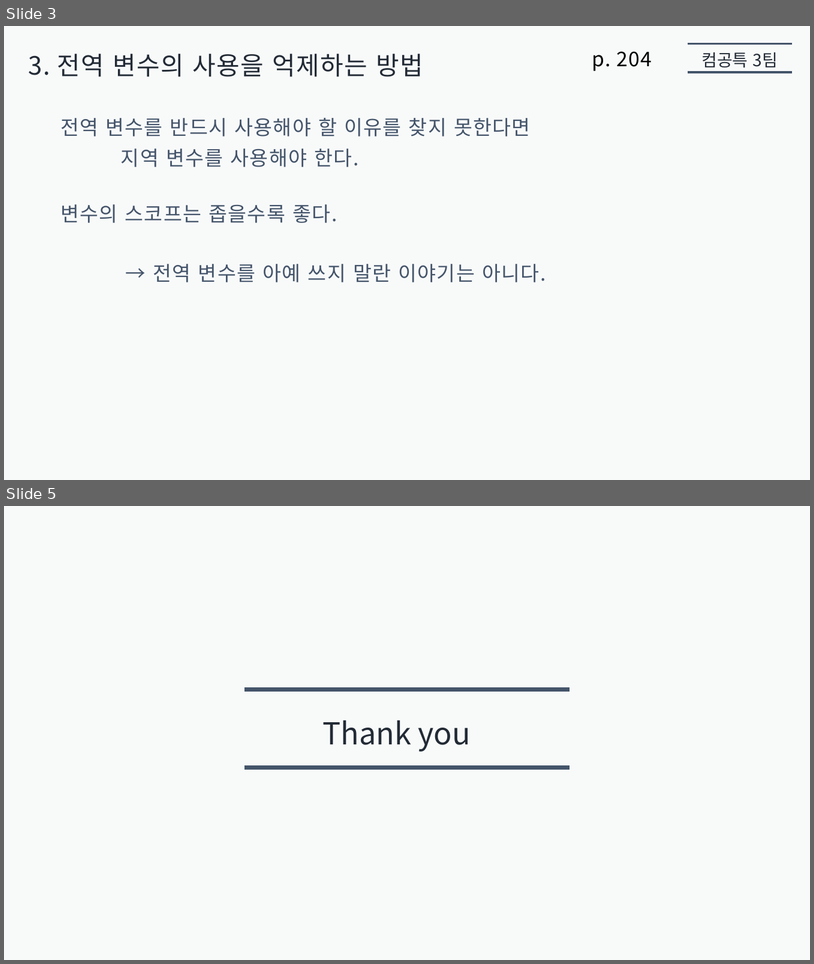
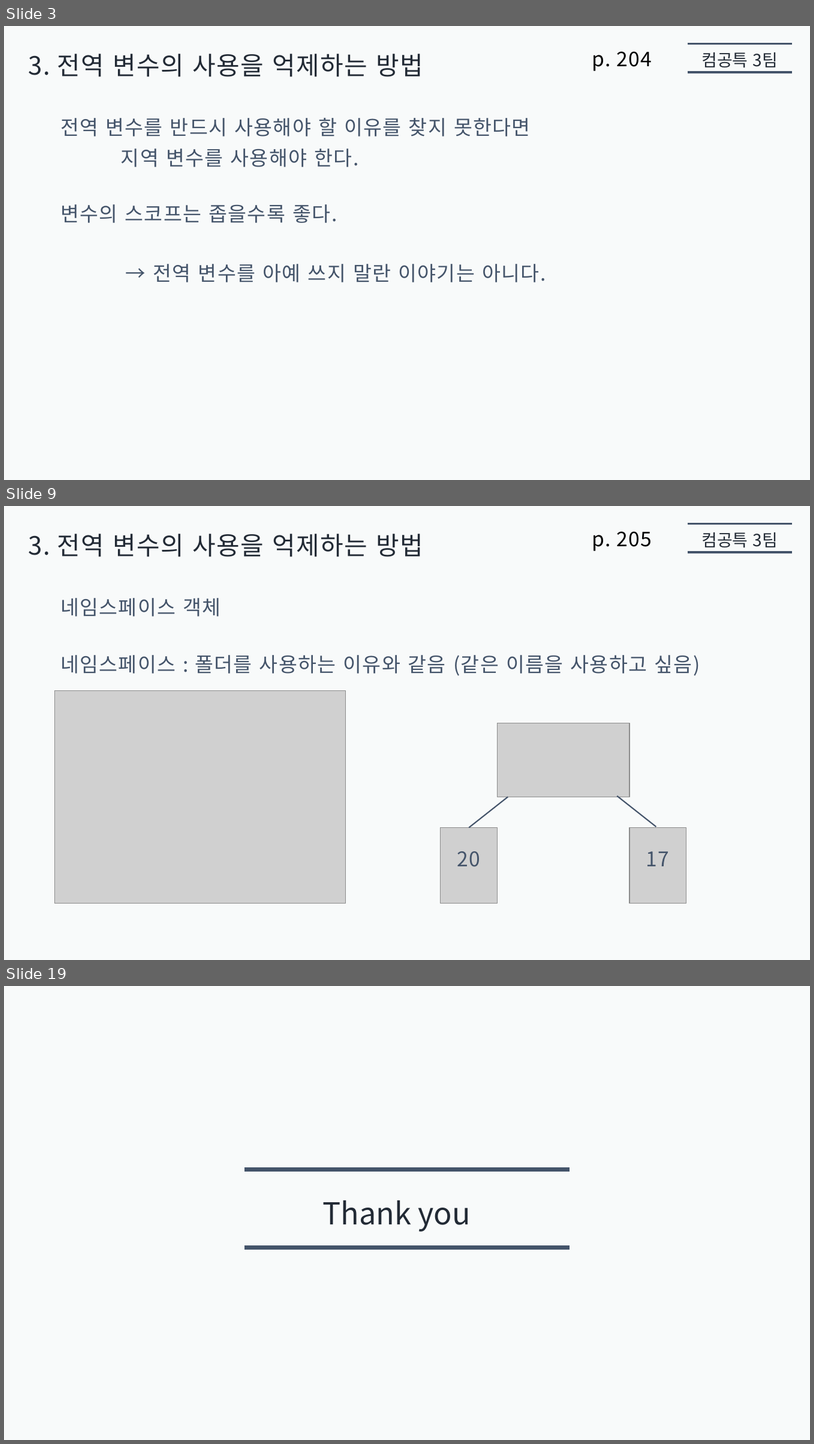
Before and after one commit to jaehoo1/Modern-JavaScript-Deep-Dive, a slide deck: 10. 전역 변수의 문제점/presentation10/jaehoo1/전역 변수의 문제점.pptx. Shown one above the other, each under a label of ours: slides 3 and 5 before the commit, slides 3, 9 and 19 after it; the slides between them are not shown. The pictures are 814x964 and 814x1444 pixels, drawn with LibreOffice and Linux fonts; fonts in the diff are those of the drawing; grey boxes stand for pictures. Boxes give left, top, right and bottom in pixels: in the first picture for what was removed or moved away, otherwise in the second. Text is boxed around its words. In the diff, an @@ line names an element or a change of style, - is before the commit and + after.

```diff
--- a/10. 전역 변수의 문제점/presentation10/jaehoo1/전역 변수의 문제점.pptx
+++ b/10. 전역 변수의 문제점/presentation10/jaehoo1/전역 변수의 문제점.pptx
@@ slide 9 added at [4, 506, 810, 960], background #F8FAFA @@
@@ line added from (688, 523) to (792, 523), #44546A 2.75 pt @@
@@ text added at [28, 534, 424, 557], 30 pt, text #222A35 @@
+3. 전역 변수의 사용을 억제하는 방법
@@ text added at [592, 531, 653, 551], 24 pt, text #000000 @@
+p. 205
@@ text added at [702, 532, 778, 547], 20 pt, text #222A35 @@
+컴공특 3팀
@@ line added from (688, 552) to (792, 552), #44546A 2.75 pt @@
@@ text added at [60, 598, 221, 616], 24 pt, text #44546A @@
+네임스페이스 객체
@@ text added at [60, 655, 700, 676], 24 pt, text #44546A @@
+네임스페이스 : 폴더를 사용하는 이유와 같음 (같은 이름을 사용하고 싶음)
@@ picture added at [54, 691, 346, 903] @@
@@ picture added at [498, 723, 630, 797] @@
@@ line added from (509, 796) to (469, 827), #44546A 1.5 pt @@
@@ line added from (617, 796) to (657, 826), #44546A 1.5 pt @@
@@ picture added at [441, 827, 498, 903] @@
@@ picture added at [630, 827, 687, 903] @@
@@ text added at [458, 851, 481, 867], 24 pt, text #44546A @@
+20
@@ text added at [647, 851, 670, 866], 24 pt, text #44546A @@
+17
@@ what was slide 5 is now slide 19 @@
```
Also in this commit, not shown: 1 slide changed, 13 other slides added.
